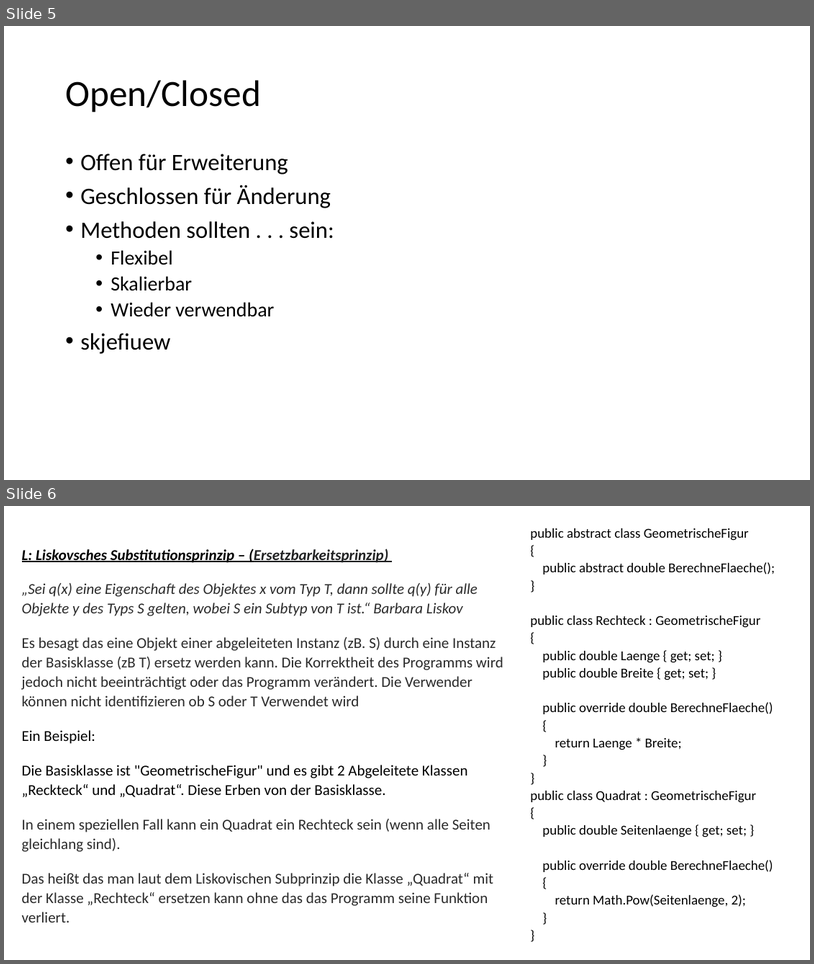
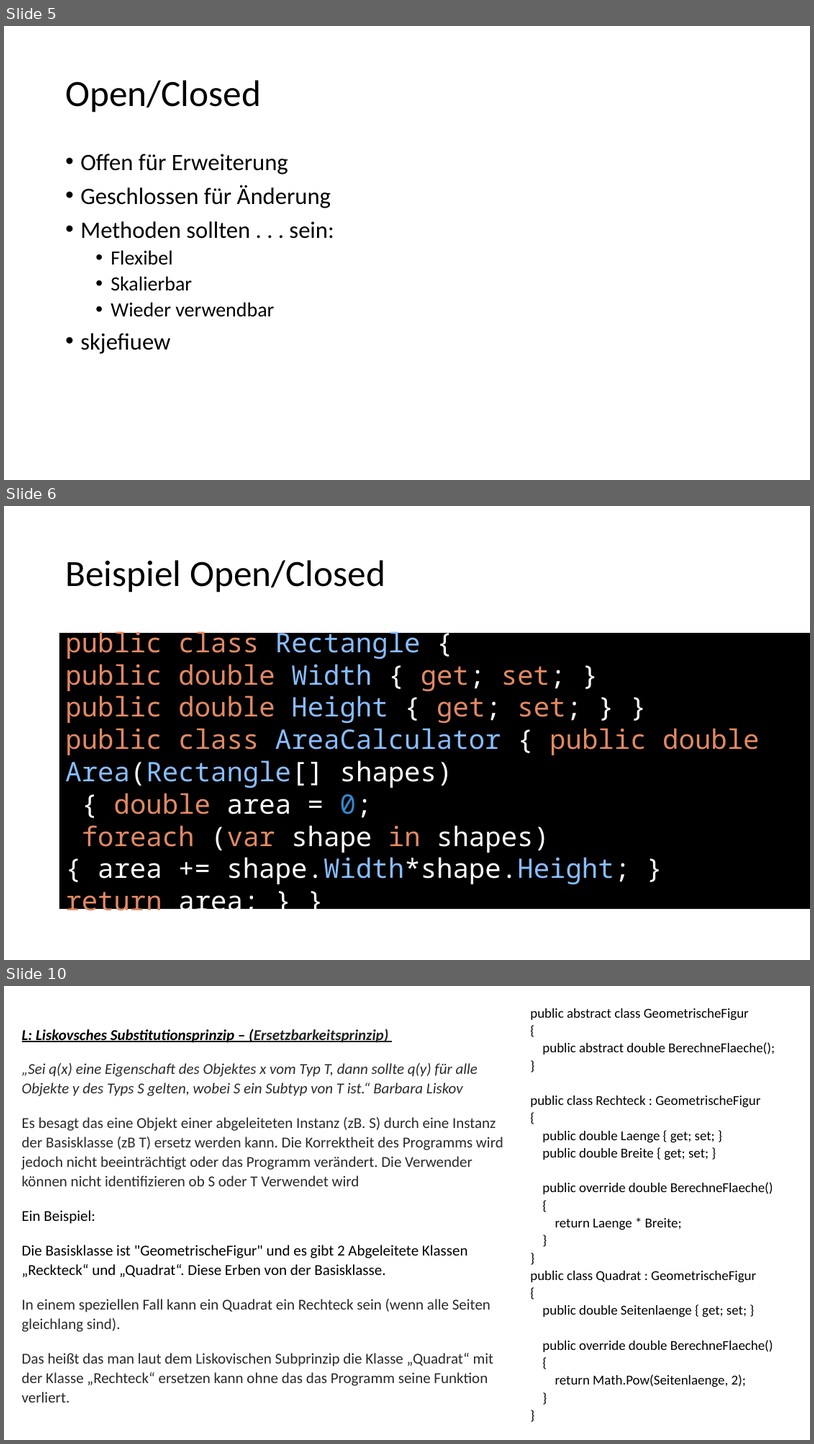
Before and after one commit to T0biasBerndt/SOLID-Pr-si, a slide deck: SOLID-präsi.pptx. Shown one above the other, each under a label of ours: slides 5 and 6 before the commit, slides 5, 6 and 10 after it; the slides between them are not shown. The pictures are 814x964 and 814x1444 pixels, drawn with LibreOffice and Linux fonts; fonts in the diff are those of the drawing. Boxes give left, top, right and bottom in pixels: in the first picture for what was removed or moved away, otherwise in the second. Text is boxed around its words. In the diff, an @@ line names an element or a change of style, - is before the commit and + after.

```diff
--- a/SOLID-präsi.pptx
+++ b/SOLID-präsi.pptx
@@ slide 6 added at bbox=[4, 506, 810, 960], background #FFFFFF @@
@@ title added at bbox=[65, 560, 386, 592], 44 pt, text #000000 @@
+Beispiel Open/Closed
@@ text added at bbox=[59, 630, 810, 912], fill #000000, 32 pt, text #E28964 @@
+public class Rectangle {
+public double Width { get; set; }
+public double Height { get; set; } }
+public class AreaCalculator { public double Area(Rectangle[] shapes)
+{ double area = 0;
+foreach (var shape in shapes)
+{ area += shape.Width*shape.Height; }
+return area; } }
@@ what was slide 6 is now slide 10 @@
```
Also in this commit, not shown: 7 other slides added.
